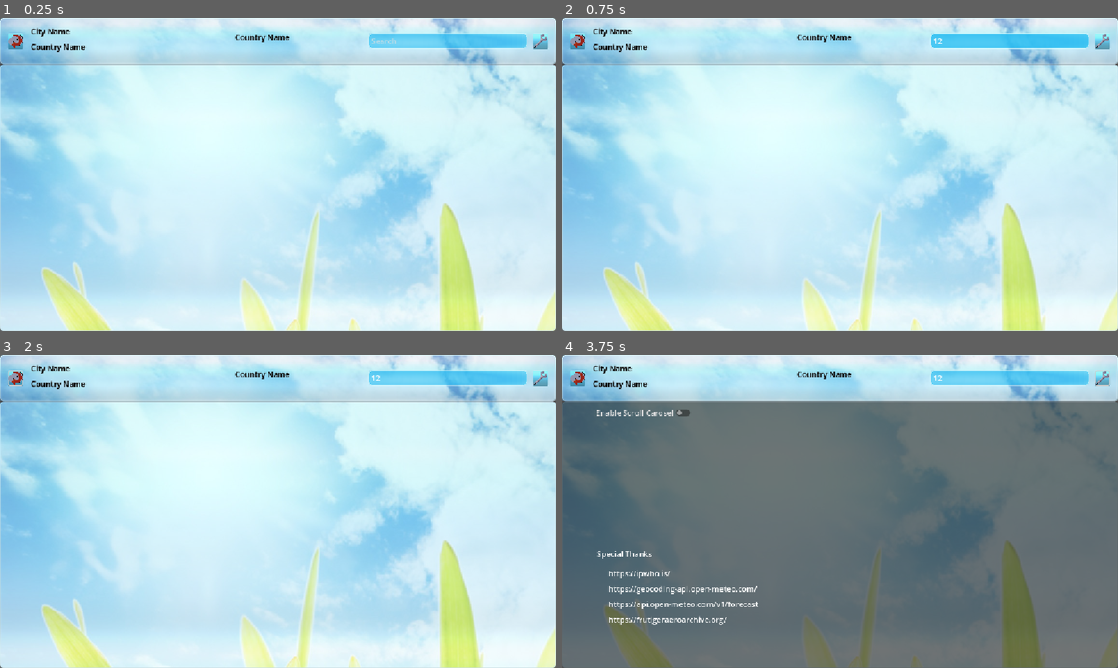
Above: before the commit, frames 1-4 (two rows, left to right).
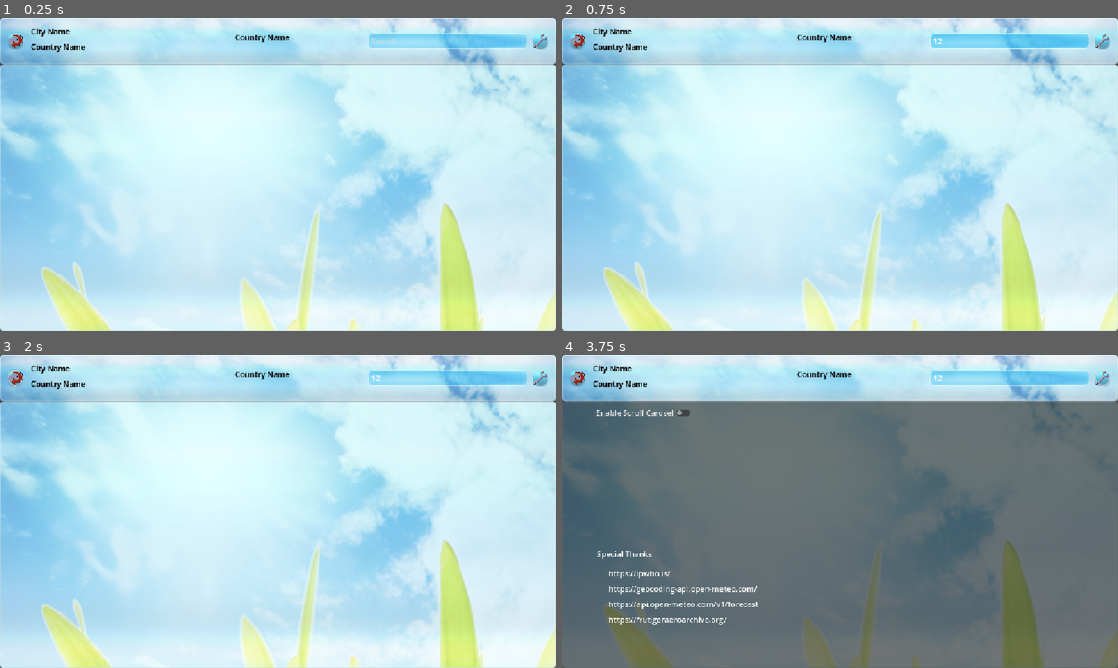
Above: after the commit, the same moments.

Repository: ATMACAELUM/WeatherAero
Game: Godot game, scene res://main.tscn
Two runs of this game, one before a commit and one after it. Both use one fixed random seed, a clock stepped at 60 frames per second and the inputs below.
Inputs (mouse positions are in pixels of both pictures, inside the frame that each line leads up to):
- Up to frame 1 (0.25 s): no input
- Up to frame 2 (0.75 s): click (1012, 39) at 0.52 s; type "12" at 0.6 s
- Up to frame 3 (2 s): click (16, 376) at 1.25 s
- Up to frame 4 (3.75 s): click (578, 376) at 2 s; click (578, 376) at 2.75 s; click (1101, 376) at 3.5 s

The runs differ from the first frame. In frame 1, 0.8% of the frame differs, in the area x 1-99%, y 4-10%; in frame 2, 1.2%; in frame 3, 0.9%; in frame 4, 0.9%.
Error in both runs: Invalid operands 'Nil' and 'String' in operator '+'. (res://scripts/weather_display.gd:81)

Commit message:
rounded buttons

Diff:
--- a/main.tscn
+++ b/main.tscn
@@ -75,16 +75,16 @@
 
 [sub_resource type="ShaderMaterial" id="ShaderMaterial_dg77c"]
 shader = ExtResource("7_5vw27")
-shader_parameter/panel_size = Vector2(400, 200)
+shader_parameter/panel_size = Vector2(32, 32)
 shader_parameter/glass_color = Color(0.15, 0.75, 0.95, 1)
 shader_parameter/highlight_color = Color(0.85, 1, 1, 1)
 shader_parameter/border_color = Color(0.85, 1, 1, 1)
 shader_parameter/opacity = 0.85
 shader_parameter/border_width = 2.0
-shader_parameter/corner_top_left = 6.0
-shader_parameter/corner_top_right = 6.0
-shader_parameter/corner_bottom_right = 6.0
-shader_parameter/corner_bottom_left = 6.0
+shader_parameter/corner_top_left = 32.00000152
+shader_parameter/corner_top_right = 32.00000152
+shader_parameter/corner_bottom_right = 32.00000152
+shader_parameter/corner_bottom_left = 32.00000152
 shader_parameter/gloss = 1.0
 shader_parameter/reflection = 1.0
 shader_parameter/gradient_strength = 1.0
@@ -116,10 +116,10 @@
 border_width_top = 2
 border_width_right = 2
 border_width_bottom = 2
-corner_radius_top_left = 4
-corner_radius_top_right = 4
-corner_radius_bottom_right = 4
-corner_radius_bottom_left = 4
+corner_radius_top_left = 126
+corner_radius_top_right = 126
+corner_radius_bottom_right = 126
+corner_radius_bottom_left = 126
 
 [sub_resource type="StyleBoxFlat" id="StyleBoxFlat_lquwl"]
 bg_color = Color(0.15686275, 0.15686275, 0.23921569, 1)
--- a/theme/aero.tres
+++ b/theme/aero.tres
@@ -60,7 +60,7 @@
 corner_detail = 20
 
 [sub_resource type="StyleBoxFlat" id="StyleBoxFlat_fhy86"]
-bg_color = Color(0.14901961, 0.7490196, 0.9490196, 0.49803922)
+bg_color = Color(0.14901961, 0.7490196, 0.9490196, 0.21568628)
 border_width_left = 1
 border_width_top = 1
 border_width_right = 1
